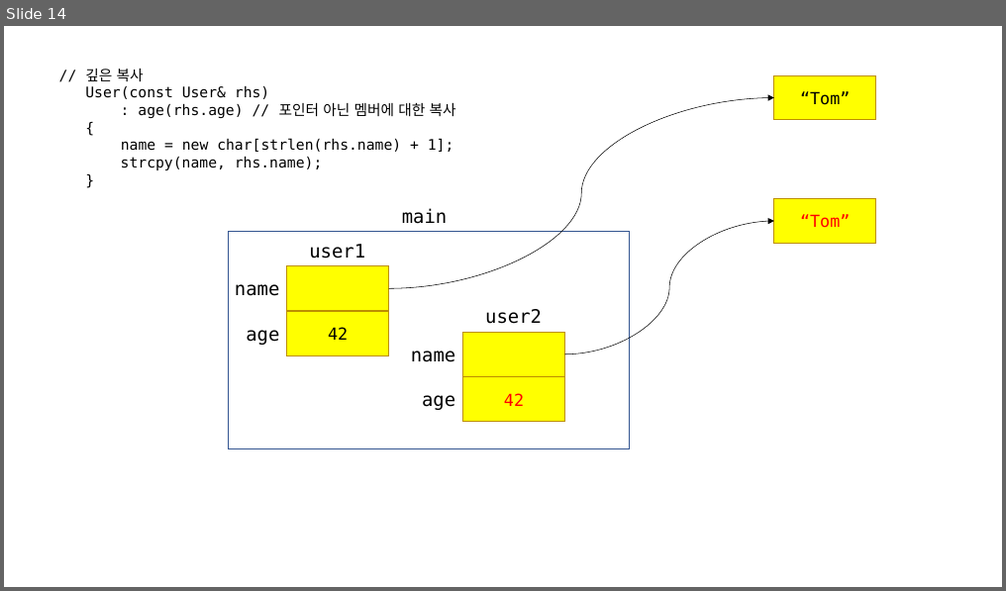
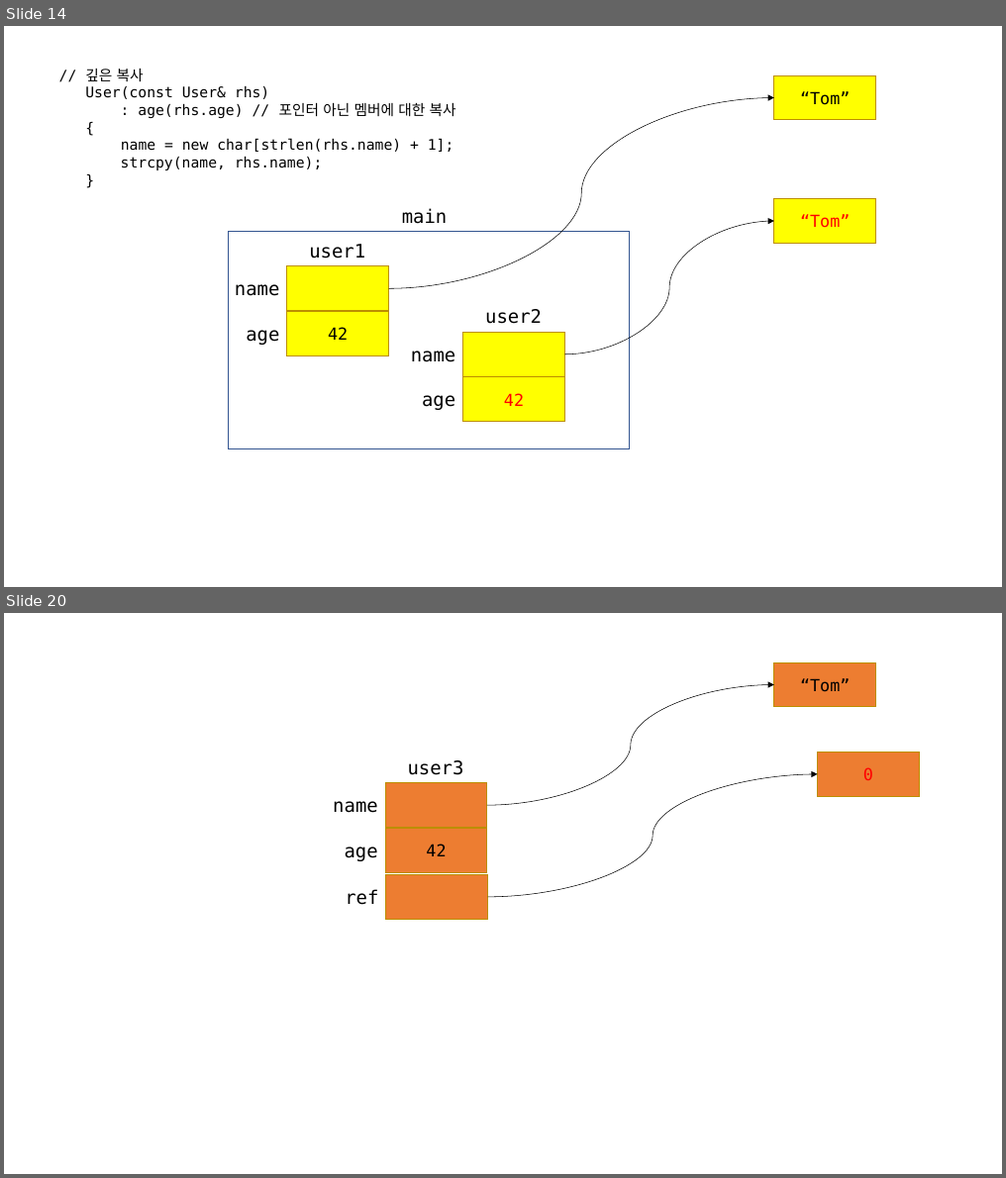
Before and after one commit to Seyoung9304/hyundai_swip, a slide deck: cpp/230223.pptx. Shown one above the other, each under a label of ours: slide 14 before the commit, slides 14 and 20 after it; the slides between them are not shown. The pictures are 1006x591 and 1006x1178 pixels, drawn with LibreOffice and Linux fonts; fonts in the diff are those of the drawing. Boxes give left, top, right and bottom in pixels: in the first picture for what was removed or moved away, otherwise in the second. Text is boxed around its words. In the diff, an @@ line names an element or a change of style, - is before the commit and + after.

```diff
--- a/cpp/230223.pptx
+++ b/cpp/230223.pptx
@@ slide 20 added at <box>4,613,1002,1174</box>, background #FFFFFF @@
@@ rectangle added at <box>774,663,876,707</box>, fill #ED7D31, outline #BD8E00 1 pt, 16 pt, text #000000 @@
+“Tom”
@@ curved arrow added from (487, 805) to (774, 685), #000000 0.5 pt @@
@@ text added at <box>408,761,464,775</box>, 18 pt, text #000000 @@
+user3
@@ rectangle added at <box>818,753,920,796</box>, fill #ED7D31, outline #BD8E00 1 pt, 16 pt, text #FF0000 @@
+0
@@ rectangle added at <box>385,783,487,827</box>, fill #ED7D31, outline #BD8E00 1 pt @@
@@ curved arrow added from (487, 897) to (818, 774), #000000 0.5 pt @@
@@ text added at <box>333,801,378,813</box>, 18 pt, text #000000 @@
+name
@@ text added at <box>345,847,378,861</box>, 18 pt, text #000000 @@
+age
@@ rectangle added at <box>385,829,487,872</box>, fill #ED7D31, outline #BD8E00 1 pt, 16 pt, text #000000 @@
+42
@@ rectangle added at <box>386,875,487,919</box>, fill #ED7D31, outline #BD8E00 1 pt @@
@@ text added at <box>345,889,378,905</box>, 18 pt, text #000000 @@
+ref
```
Also in this commit, not shown: 5 other slides added, 1 other file.
